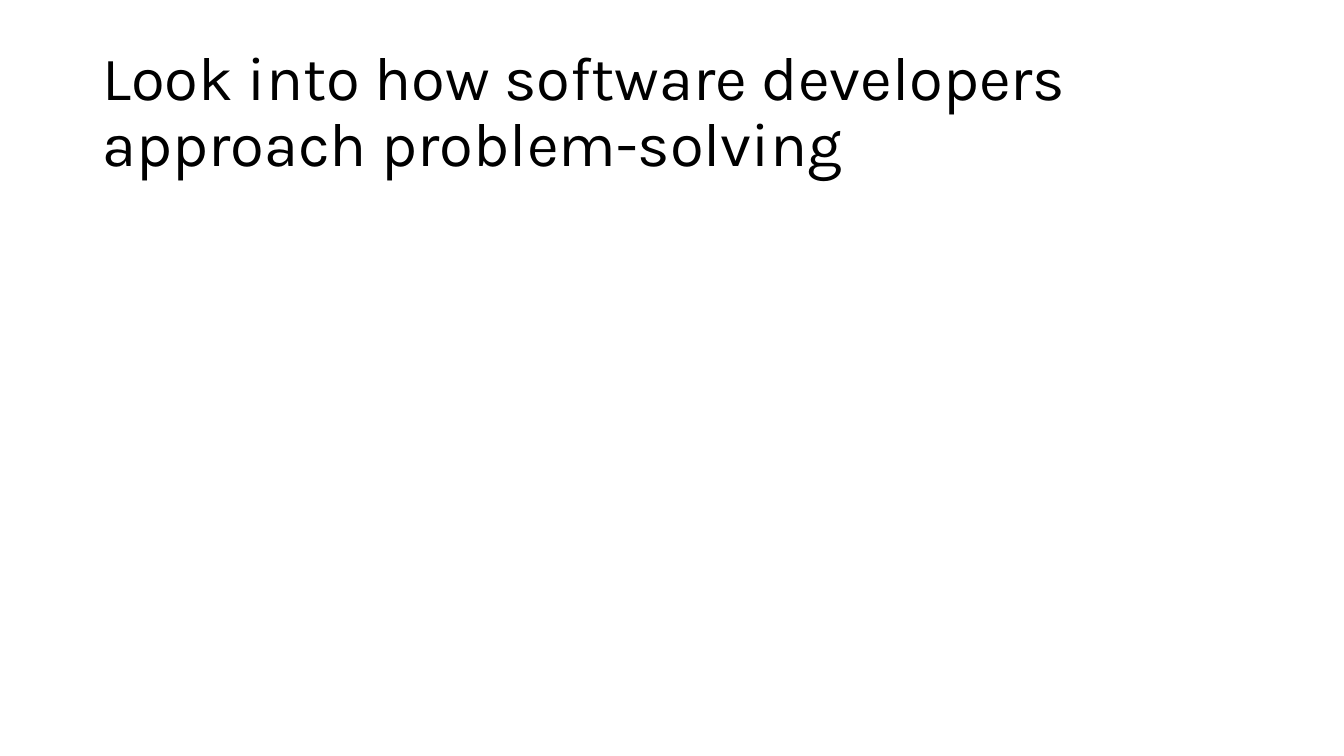
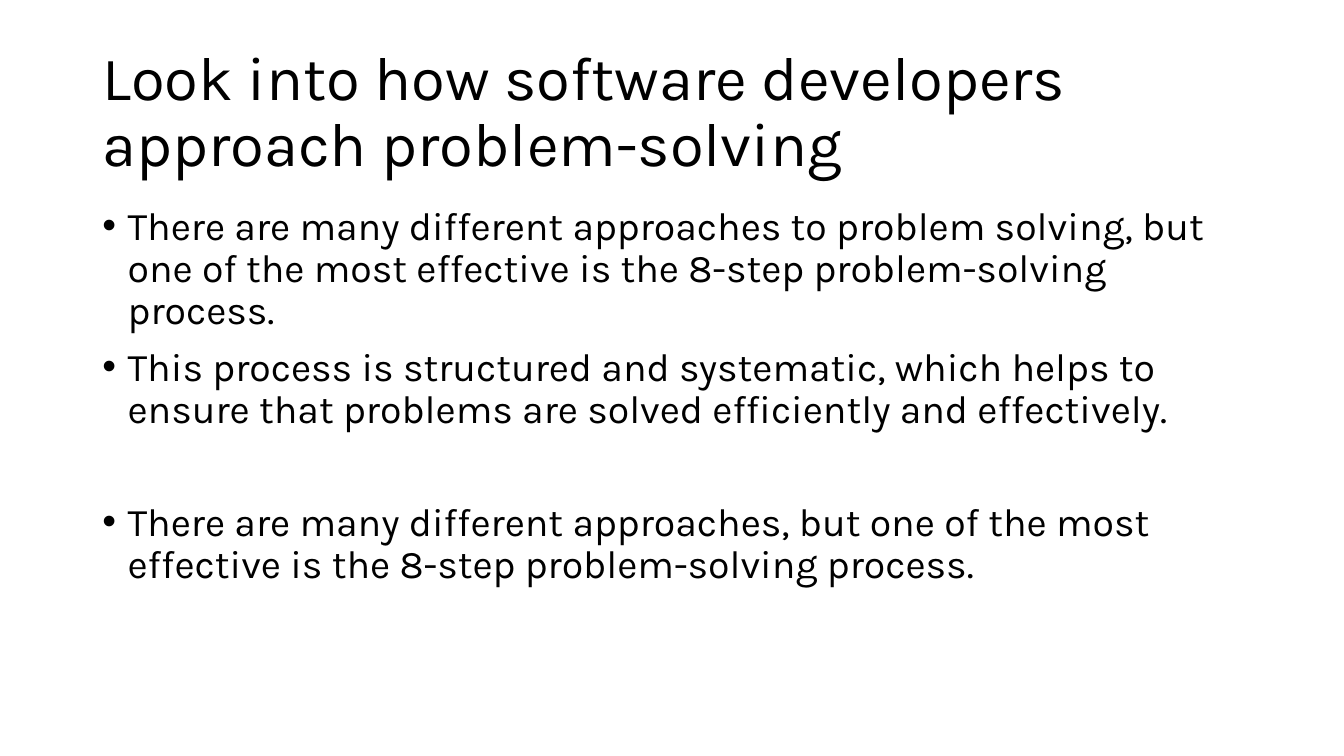
Before and after one commit to Licinio14/softdev, a slide deck: slide 1 of ingles/Apresentação.pptx. Drawn at 1344x756 pixels with LibreOffice and Linux fonts; fonts in the diff are those of the drawing. Boxes give left, top, right and bottom in pixels: in the first picture for what was removed or moved away, otherwise in the second. Text is boxed around its words. In the diff, an @@ line names an element or a change of style, - is before the commit and + after.

```diff
--- a/ingles/Apresentação.pptx
+++ b/ingles/Apresentação.pptx
@@ text added at (x1=128, y1=213, x2=1204, y2=588), 28 pt, text #000000 @@
+• There are many different approaches to problem solving, but one of the most effective is the 8-step problem-solving process.
+• This process is structured and systematic, which helps to ensure that problems are solved efficiently and effectively.
+• There are many different approaches, but one of the most effective is the 8-step problem-solving process.
```
Also in this commit, not shown: 1 other slide changed, 2 other files.
